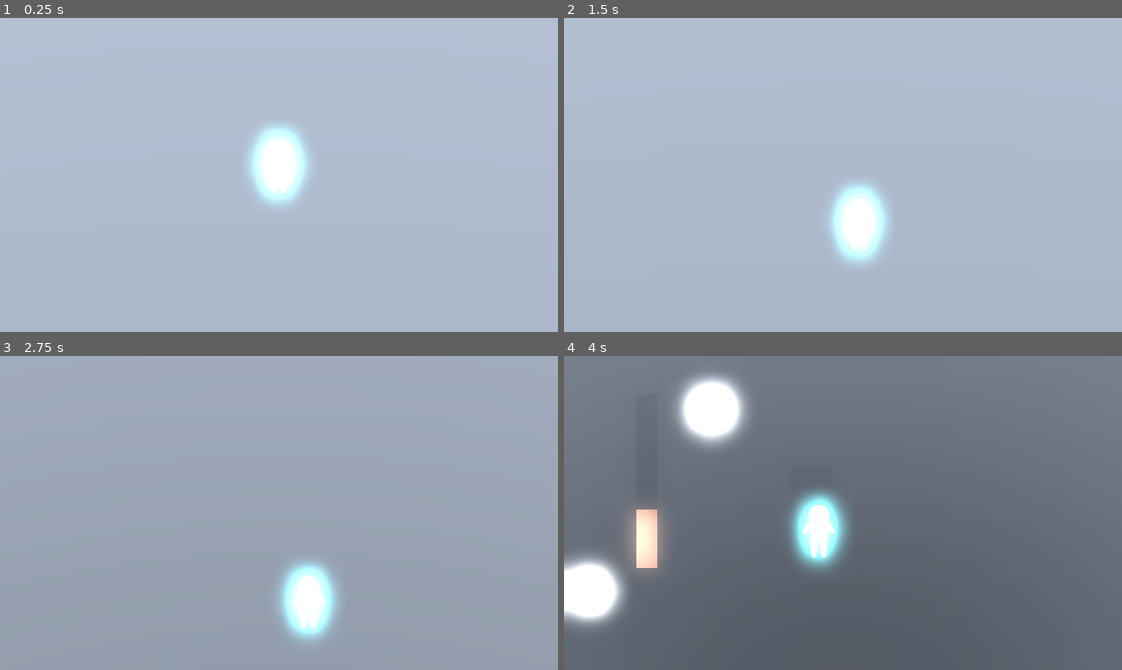
Above: before the commit, frames 1-4 (two rows, left to right).
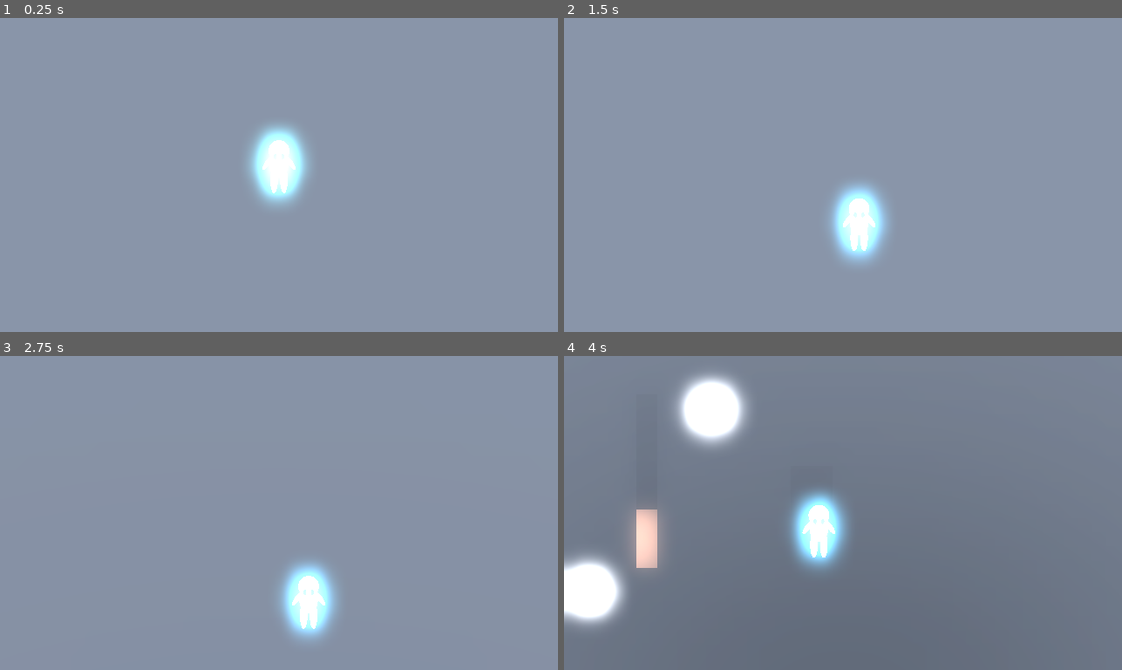
Above: after the commit, the same moments.

Repository: Boyquotes/TheGhost
Game: Godot game, scene res://base_level.tscn
Same seed, same stepped clock (60 frames per second), same inputs: the game is played once before the commit and once after it.
Inputs:
- Up to frame 1 (0.25 s): no input
- Up to frame 2 (1.5 s): hold Right (ui_right) 0.53-1.28 s; hold Down (ui_down) from 1.28 s (still down)
- Up to frame 3 (2.75 s): release Down (ui_down) at 2.03 s; hold Right (ui_right) from 2.03 s (still down)
- Up to frame 4 (4 s): release Right (ui_right) at 2.78 s; hold Up (ui_up) 2.78-3.53 s; hold Left (ui_left) from 3.53 s (still down)

The runs differ from the first frame. In frame 1, 99% of the frame differs, in the area x 0-100%, y 0-100%; in frame 2, 99%; in frame 3, 7.7%; in frame 4, 0.5%.
Error in both runs: Invalid assignment on read-only value (on base: 'Dictionary'). (res://scripts/StateMachine.gd:43)

Commit message:
2022/10/03 15:37

Diff:
--- a/env.tres
+++ b/env.tres
@@ -6,5 +6,7 @@
 glow_enabled = true
 glow_bloom = 1.0
 fog_enabled = true
+fog_light_color = Color(0.313726, 0.341176, 0.388235, 1)
+fog_density = 0.05
 volumetric_fog_enabled = true
-volumetric_fog_density = 0.1
+volumetric_fog_length = 128.0
